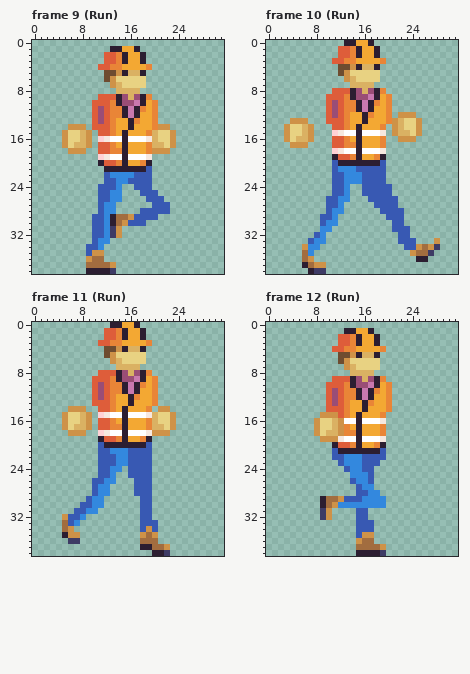
Two versions of one pixel-art file, Player/Player.aseprite. Above, as it was before the edit.
32x39 pixels, 14 frames. Shown: frame 9 (Run), frame 10 (Run), frame 11 (Run), frame 12 (Run). The commit also changed other frames, which this record leaves out.
New version:
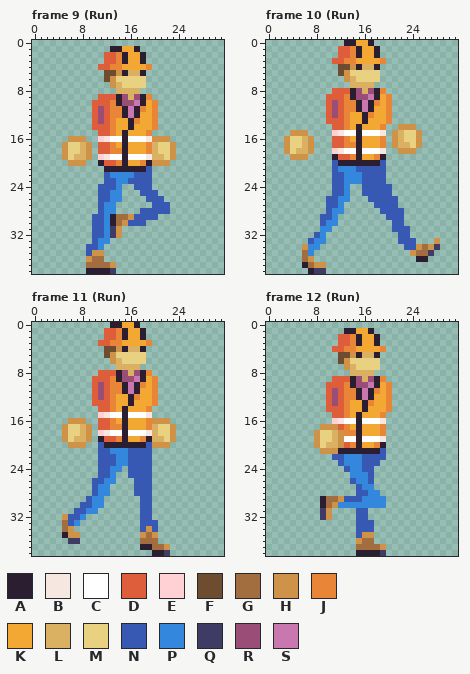
Palette (. is transparent): A #2c1e31  B #f6e8e0  C #ffffff  D #de5d3a  E #ffd1d5  F #6e4c30  G #a26d3f  H #ce9248  J #e98537  K #f3a833  L #dab163  M #e8d282  N #3859b3  P #3388de  Q #3e3b65  R #9a4d76  S #c878af
Difference:
Frame 9 (Run), layer "Hands":
y 14: x 6..8 HHH -> ...; x 21..22 HH -> ..
y 15: x 5..9 HMMLH -> .....; x 20..23 LMMH -> ....
y 16: x 5..9 HMMLH -> .HHH.; x 20..23 LMMH -> HHH.
y 17: x 7 L -> M; x 21 L -> M
y 18: x 5..9 .HHH. -> HMMLH; x 20..23 HHH. -> LMMH
y 19: x 5..9 ..... -> HMLLH; x 20..23 .... -> LLMH
y 20: x 6..8 ... -> HHH; x 20..22 ... -> HHH
Frame 10 (Run), layer "Hands":
y 12: x 22..24 HHH -> ...
y 13: x 4..6 HHH -> ...; x 21..25 HLMMH -> .....
y 14: x 3..7 HMMLH -> .....; x 21..25 HLMMH -> .HHH.
y 15: x 3..7 HMMLH -> .HHH.; x 23 L -> M
y 16: x 5 L -> M; x 21..25 .HHH. -> HLMMH
y 17: x 3..7 .HHH. -> HMMLH; x 21..25 ..... -> HLLMH
y 18: x 3..7 ..... -> HMLLH; x 22..24 ... -> HHH
y 19: x 4..6 ... -> HHH
Frame 11 (Run), layer "Hands": the same change as frame 9 (Run)
Frame 12 (Run), layer "Hands":
y 15: x 9..11 HHH -> ..D
y 16: x 8..12 HMMLH -> ...EB
y 17: x 8..12 HMMLH -> .HHHD
y 18: x 10 L -> M
y 19: x 8..12 .HHHB -> HMMLH
y 20: x 8..12 ...AD -> HMLLH
y 21: x 9..11 ..N -> HHH
Pixel boxes of the changes (left, top, right, bottom) in both pictures:
changed: (62, 124, 92, 166)
changed: (152, 124, 176, 166)
changed: (392, 112, 422, 154)
changed: (284, 118, 314, 160)
changed: (62, 406, 92, 448)
changed: (152, 406, 176, 448)
changed: (314, 412, 344, 454)
